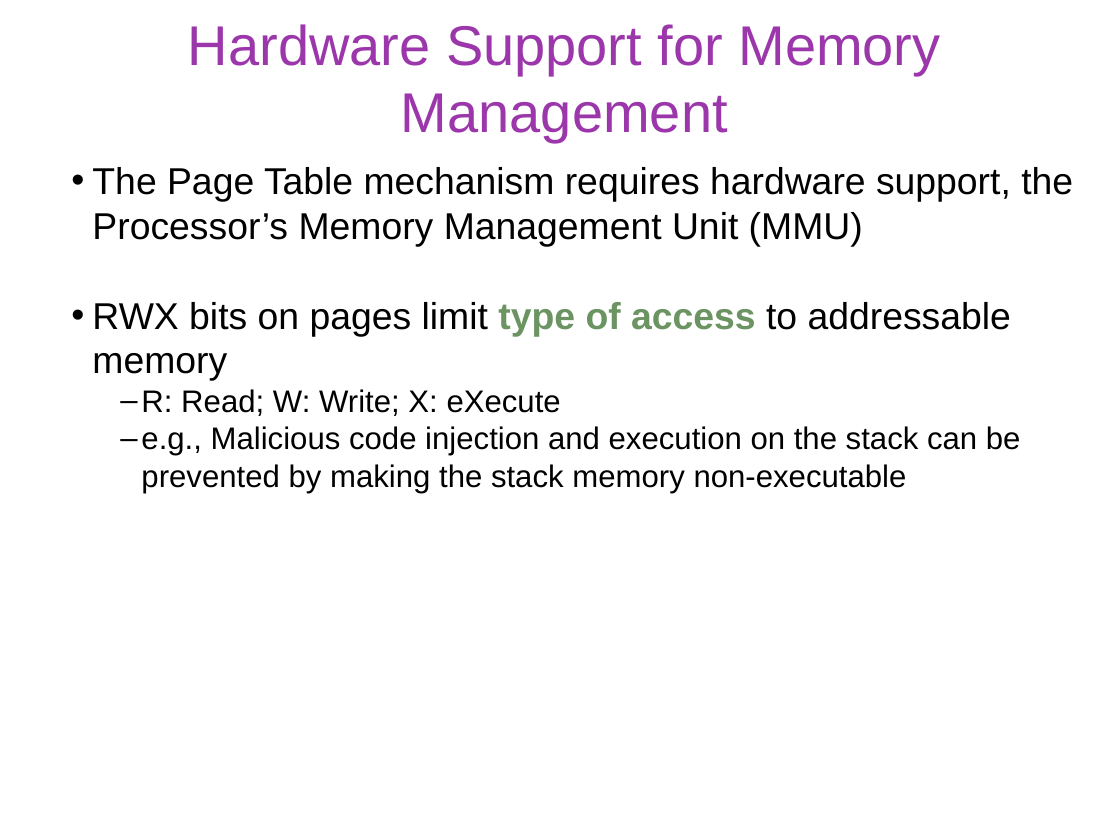
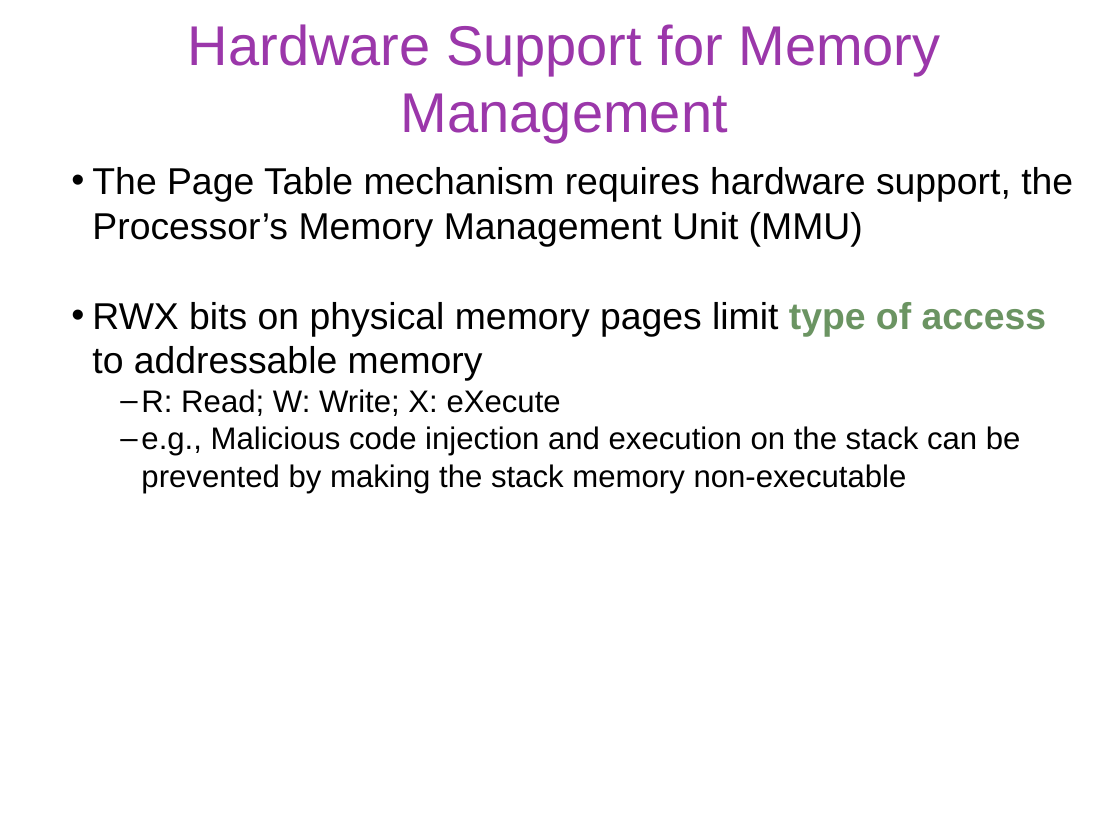
Before and after one commit to gulaoshi/gu.github.io, a slide deck: slide 13 of InfoSec/PPTs/L12-CH12-OS Security.pptx. Drawn at 1120x840 pixels with LibreOffice and Linux fonts; fonts in the diff are those of the drawing. Boxes give left, top, right and bottom in pixels: in the first picture for what was removed or moved away, otherwise in the second. Text is boxed around its words. In the diff, an @@ line names an element or a change of style, - is before the commit and + after.

```diff
--- a/InfoSec/PPTs/L12-CH12-OS Security.pptx
+++ b/InfoSec/PPTs/L12-CH12-OS Security.pptx
@@ text at [92, 302, 1047, 381]: text changed @@
-• RWX bits on pages limit type of access to addressable memory
+• RWX bits on physical memory pages limit type of access to addressable memory
```
Also in this commit, not shown: 4 other slides changed, 1 other file.
